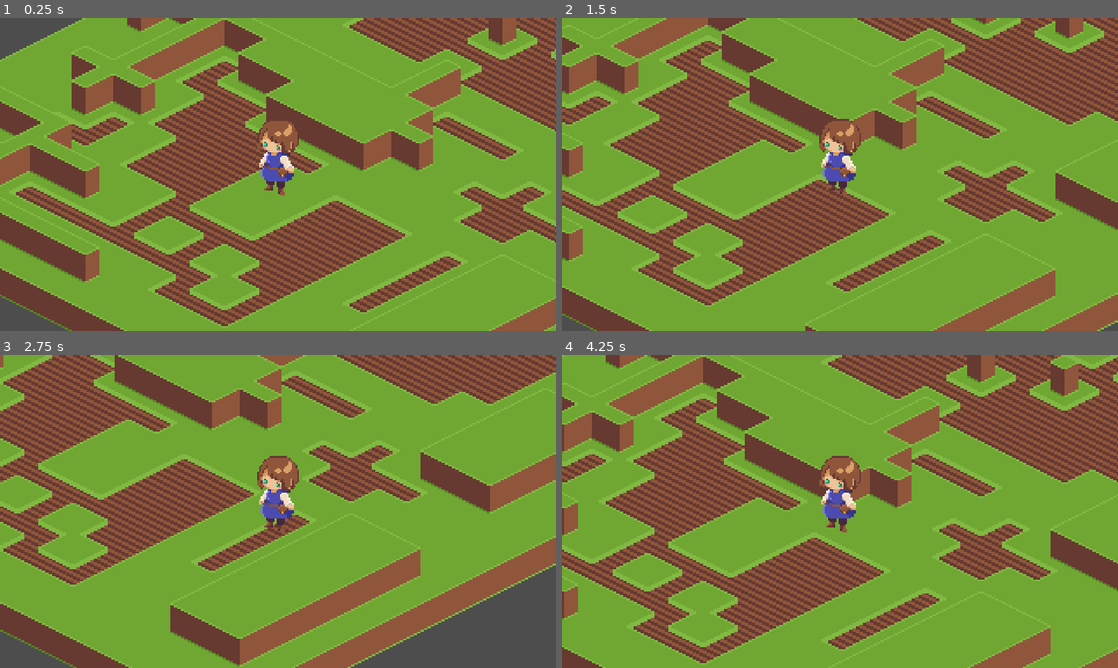
Above: before the commit, frames 1-4 (two rows, left to right).
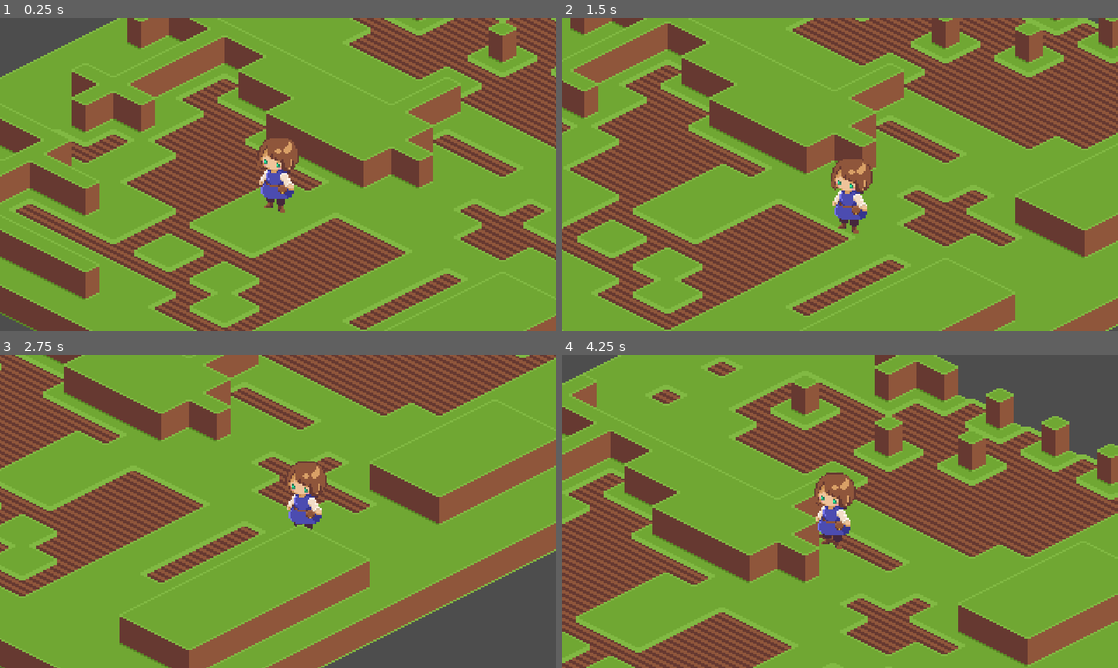
Above: after the commit, the same moments.

Repository: ForrestGD/Isometric_Tile_Project
Game: Godot game, scene res://scenes/test/test_scene_tilemap.tscn
Two runs of this game, one before a commit and one after it. Both use one fixed random seed, a clock stepped at 60 frames per second and the inputs below.
Inputs:
- Up to frame 1 (0.25 s): no input
- Up to frame 2 (1.5 s): tap Enter at 0.5 s; hold Right (ui_right) 0.53-1.28 s; hold Down (ui_down) from 1.28 s (still down)
- Up to frame 3 (2.75 s): release Down (ui_down) at 2.03 s; hold Right (ui_right) from 2.03 s (still down)
- Up to frame 4 (4.25 s): release Right (ui_right) at 2.78 s; hold Up (ui_up) 2.78-3.53 s; hold Left (ui_left) from 3.53 s (still down); tap I (toggle_inventory, bound only after the commit) at 4.15 s

The runs differ from the first frame. In frame 1, 55% of the frame differs, in the area x 0-100%, y 0-100%; in frame 2, 52%; in frame 3, 44%; in frame 4, 63%.

Commit message:
beginning work on inventory system

Diff:
--- /dev/null
+++ b/assets/sprites/item_sprites/rose_item_atlas.tres
@@ -0,0 +1,7 @@
+[gd_resource type="AtlasTexture" load_steps=2 format=3 uid="uid://dw54rgpwbjkys"]
+
+[ext_resource type="Texture2D" uid="uid://cr85kkd4od5pt" path="res://assets/sprites/item_sprites/rose_item_spritesheet.png" id="1_cphn4"]
+
+[resource]
+atlas = ExtResource("1_cphn4")
+region = Rect2(0, 0, 32, 0)
--- /dev/null
+++ b/objects/inventory/inventory.gd
@@ -0,0 +1,4 @@
+class_name Inventory
+extends Resource
+
+@export var items: Array[InventoryItem]
--- /dev/null
+++ b/objects/inventory/inventory_item.gd
@@ -0,0 +1,9 @@
+class_name InventoryItem
+extends Resource
+
+@export var name: String = ""
+@export var texture: Texture2D
+
+# Called when the node enters the scene tree for the first time.
+func _ready() -> void:
+	pass # Replace with function body.
--- /dev/null
+++ b/objects/inventory/inventory_ui.gd
@@ -0,0 +1,21 @@
+extends Control
+
+var is_open: bool = false
+
+func _ready():
+	close()
+
+func close():
+	visible = false
+	is_open = false
+
+func open():
+	visible = true
+	is_open = true
+
+func _process(delta):
+	if Input.is_action_just_pressed("toggle_inventory"):
+		if is_open:
+			close()
+		else:
+			open()
--- /dev/null
+++ b/objects/inventory/inventory_ui.tscn
@@ -0,0 +1,15 @@
+[gd_scene load_steps=2 format=3 uid="uid://br77s7rl153ro"]
+
+[ext_resource type="Script" uid="uid://ccpa5tbca2ed1" path="res://objects/inventory/inventory_ui.gd" id="1_xg3sh"]
+
+[node name="Inventory_UI" type="Control"]
+layout_mode = 3
+anchors_preset = 0
+offset_right = 40.0
+offset_bottom = 40.0
+script = ExtResource("1_xg3sh")
+
+[node name="NinePatchRect" type="NinePatchRect" parent="."]
+layout_mode = 0
+offset_right = 40.0
+offset_bottom = 40.0
--- /dev/null
+++ b/objects/inventory/items/rosehip_item.tres
@@ -0,0 +1,10 @@
+[gd_resource type="Resource" script_class="InventoryItem" load_steps=3 format=3 uid="uid://cw3ms7rbju4o4"]
+
+[ext_resource type="Script" uid="uid://c6uyycoc85vi8" path="res://objects/inventory/inventory_item.gd" id="1_kt3o7"]
+[ext_resource type="Texture2D" uid="uid://dw54rgpwbjkys" path="res://assets/sprites/item_sprites/rose_item_atlas.tres" id="2_3kauu"]
+
+[resource]
+script = ExtResource("1_kt3o7")
+name = "Rose Hip"
+texture = ExtResource("2_3kauu")
+metadata/_custom_type_script = "uid://c6uyycoc85vi8"
--- /dev/null
+++ b/objects/inventory/player_inventory.tres
@@ -0,0 +1,10 @@
+[gd_resource type="Resource" script_class="Inventory" load_steps=4 format=3 uid="uid://bbvpj4ar10yck"]
+
+[ext_resource type="Script" uid="uid://c6uyycoc85vi8" path="res://objects/inventory/inventory_item.gd" id="1_fdkn2"]
+[ext_resource type="Resource" uid="uid://cw3ms7rbju4o4" path="res://objects/inventory/items/rosehip_item.tres" id="2_k0oo3"]
+[ext_resource type="Script" uid="uid://c0ambcb14tn6g" path="res://objects/inventory/inventory.gd" id="3_lby8o"]
+
+[resource]
+script = ExtResource("3_lby8o")
+items = Array[ExtResource("1_fdkn2")]([ExtResource("2_k0oo3"), null, ExtResource("2_k0oo3"), null, ExtResource("2_k0oo3"), null, null, null, null, null, null, null])
+metadata/_custom_type_script = "uid://c0ambcb14tn6g"
--- a/objects/player_character/player_character.gd
+++ b/objects/player_character/player_character.gd
@@ -1,6 +1,8 @@
 extends CharacterBody2D
 
-const SPEED = 60.0
+const SPEED_MULTIPLIER: int = 100
+@export var speed: float = 60.0
+@export var inventory: Inventory
 
 func cartesian_to_isometric(cart: Vector2) -> Vector2:
 	return Vector2(cart.x - cart.y, (cart.x + cart.y) / 2)
@@ -11,7 +13,7 @@
 		direction.y /= 2
 		#direction = cartesian_to_isometric(direction)
 		direction = direction.normalized()
-		self.velocity = direction * SPEED
+		self.velocity = direction * speed * SPEED_MULTIPLIER * delta
 	else:
 		self.velocity = Vector2.ZERO
 	move_and_slide()
--- a/objects/player_character/player_character.tscn
+++ b/objects/player_character/player_character.tscn
@@ -1,7 +1,9 @@
-[gd_scene load_steps=3 format=3 uid="uid://s1xrawfhwmig"]
+[gd_scene load_steps=5 format=3 uid="uid://s1xrawfhwmig"]
 
 [ext_resource type="Texture2D" uid="uid://b1yxx2t6x52wy" path="res://assets/sprites/witch_base_sprite.png" id="1_ecp5v"]
 [ext_resource type="Script" uid="uid://ysos31tqjf72" path="res://objects/player_character/player_character.gd" id="1_s2a75"]
+[ext_resource type="Resource" uid="uid://bbvpj4ar10yck" path="res://objects/inventory/player_inventory.tres" id="2_x100a"]
+[ext_resource type="PackedScene" uid="uid://br77s7rl153ro" path="res://objects/inventory/inventory_ui.tscn" id="4_tcjii"]
 
 [node name="CharacterBody2D" type="CharacterBody2D"]
 y_sort_enabled = true
@@ -9,6 +11,7 @@
 collision_mask = 15
 motion_mode = 1
 script = ExtResource("1_s2a75")
+inventory = ExtResource("2_x100a")
 
 [node name="Sprite2D" type="Sprite2D" parent="."]
 y_sort_enabled = true
@@ -20,5 +23,8 @@
 polygon = PackedVector2Array(0, -12, -8, -8, -8, -4, 0, 0, 8, -4, 8, -8)
 
 [node name="Camera2D" type="Camera2D" parent="."]
-offset = Vector2(1, -20)
+offset = Vector2(1, -30)
 zoom = Vector2(2, 2)
+position_smoothing_enabled = true
+
+[node name="Inventory_UI" parent="." instance=ExtResource("4_tcjii")]
--- a/project.godot
+++ b/project.godot
@@ -28,6 +28,14 @@
 
 enabled=PackedStringArray()
 
+[input]
+
+toggle_inventory={
+"deadzone": 0.2,
+"events": [Object(InputEventKey,"resource_local_to_scene":false,"resource_name":"","device":0,"window_id":0,"alt_pressed":false,"shift_pressed":false,"ctrl_pressed":false,"meta_pressed":false,"pressed":false,"keycode":0,"physical_keycode":73,"key_label":0,"unicode":0,"location":0,"echo":false,"script":null)
+]
+}
+
 [layer_names]
 
 2d_physics/layer_1="Ground"
--- a/scenes/main/main.tscn
+++ b/scenes/main/main.tscn
@@ -51,46 +51,46 @@
 [node name="GrowButton" parent="UIScreen" instance=ExtResource("3_imi8s")]
 
 [node name="FoxglovePink" parent="." instance=ExtResource("5_6q06x")]
-position = Vector2(-118, 9)
+position = Vector2(-117, 10)
 
 [node name="FoxglovePurple" parent="." instance=ExtResource("6_ow5a4")]
-position = Vector2(-103, 1)
+position = Vector2(-102, 2)
 
 [node name="FoxgloveWhite" parent="." instance=ExtResource("7_hujxm")]
-position = Vector2(-106, -15)
+position = Vector2(-105, -14)
 
 [node name="Lavender" parent="." instance=ExtResource("7_yyfjg")]
-position = Vector2(-16, 36)
+position = Vector2(-15, 37)
 
 [node name="Chamomile" parent="." instance=ExtResource("20_r4lks")]
-position = Vector2(-109, 33)
+position = Vector2(-108, 34)
 
 [node name="MorningGloriesBlue" parent="." instance=ExtResource("9_ouso4")]
-position = Vector2(51, -14)
+position = Vector2(52, -13)
 
 [node name="MorningGloriesPurple" parent="." instance=ExtResource("10_blune")]
-position = Vector2(67, -9)
+position = Vector2(68, -8)
 
 [node name="MorningGloriesYellow" parent="." instance=ExtResource("11_th5th")]
-position = Vector2(80, -2)
+position = Vector2(81, -1)
 
 [node name="Nightshade" parent="." instance=ExtResource("12_blune")]
-position = Vector2(-142, 47)
+position = Vector2(-141, 48)
 
 [node name="PoppiesOrange" parent="." instance=ExtResource("13_ou6is")]
-position = Vector2(-94, -37)
+position = Vector2(-93, -36)
 
 [node name="PoppiesPurple" parent="." instance=ExtResource("14_necax")]
-position = Vector2(-83, -31)
+position = Vector2(-82, -30)
 
 [node name="PoppiesRed" parent="." instance=ExtResource("15_r4lks")]
-position = Vector2(-73, -26)
+position = Vector2(-72, -25)
 
 [node name="PoppiesWhite" parent="." instance=ExtResource("16_pg34l")]
-position = Vector2(-84, -46)
+position = Vector2(-83, -45)
 
 [node name="StWart" parent="." instance=ExtResource("17_m4h2d")]
-position = Vector2(-1, 42)
+position = Vector2(0, 43)
 
 [node name="Valerian" parent="." instance=ExtResource("18_p8abn")]
-position = Vector2(-70, -5)
+position = Vector2(-69, -4)
Binary file added: assets/sprites/item_sprites/items_spritesheet.png
Not shown, added: assets/sprites/item_sprites/items_spritesheet.png.import
Binary file added: assets/sprites/item_sprites/rose_item_spritesheet.png
Not shown, added: assets/sprites/item_sprites/rose_item_spritesheet.png.import
Not shown, added: objects/inventory/inventory.gd.uid
Not shown, added: objects/inventory/inventory_item.gd.uid
Not shown, added: objects/inventory/inventory_ui.gd.uid
